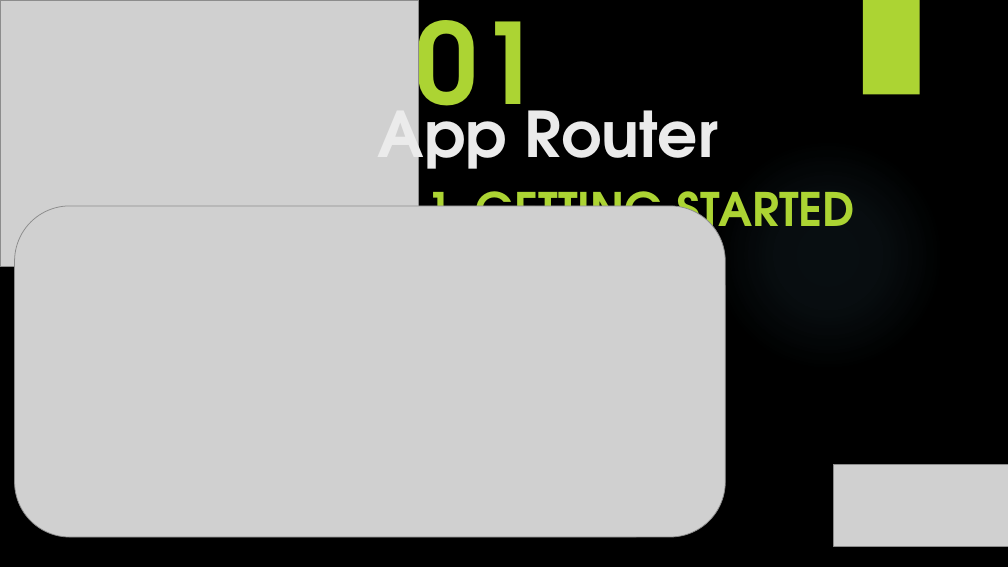
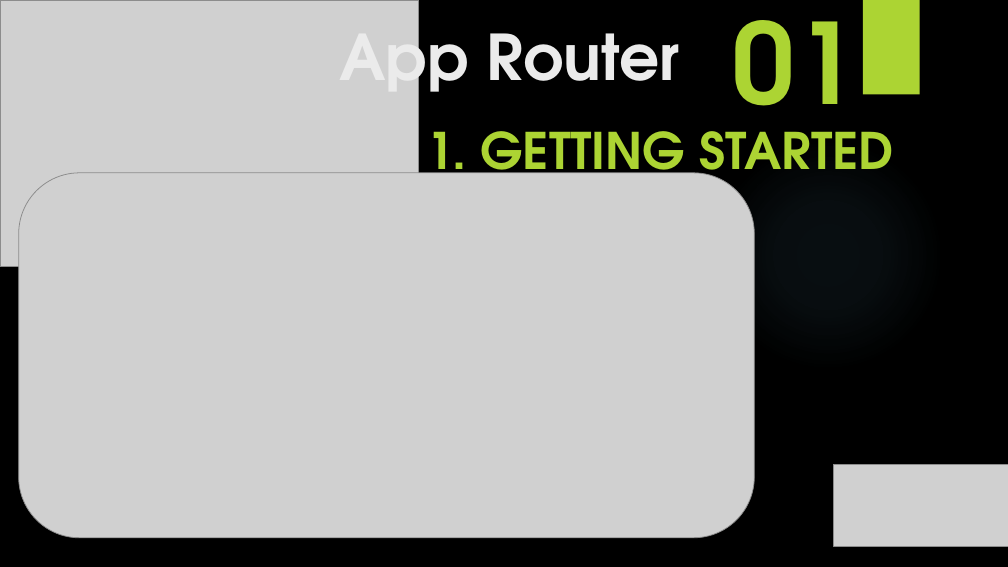
Before and after one commit to yasenstar/learn_javascript, a slide deck: slide 3 of learn_nextjs/2_App_Router/App_Router.pptx (slide 2 before the commit). Drawn at 1008x567 pixels with LibreOffice and Linux fonts; fonts in the diff are those of the drawing; grey boxes stand for pictures; background and template pictures are left out. Boxes give left, top, right and bottom in pixels: in the first picture for what was removed or moved away, otherwise in the second. Text is boxed around its words. In the diff, an @@ line names an element or a change of style, - is before the commit and + after.

```diff
--- a/learn_nextjs/2_App_Router/App_Router.pptx
+++ b/learn_nextjs/2_App_Router/App_Router.pptx
@@ title "App Router" moved from (x1=377, y1=88, x2=718, y2=183) to (x1=339, y1=11, x2=680, y2=106) @@
@@ text "01" rewrapped from (x1=415, y1=0, x2=540, y2=150) to (x1=733, y1=20, x2=858, y2=150) @@
@@ subtitle "1. GETTING STARTED" moved from (x1=426, y1=176, x2=855, y2=246) to (x1=426, y1=114, x2=894, y2=191) @@
@@ subtitle "1. GETTING STARTED" at (x1=426, y1=114, x2=894, y2=191): size 44 to 48 pt @@
@@ picture resized from (x1=14, y1=206, x2=725, y2=537) to (x1=19, y1=173, x2=755, y2=538) @@
```
Also in this commit, not shown: 2 other slides changed, 1 slide added, 17 other files.
